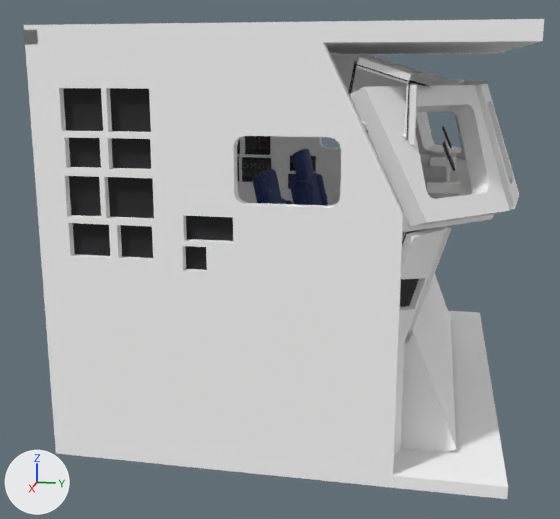
What one commit did to the glTF model public/assets/models/flightdeck.glb.
One viewpoint serves both versions: a camera (50 mm lens) standing at (4.97, 0.68, 0.6) and looking at (0.66, -0.18, -0.48). Every picture has the same lights, and +X, +Y and +Z are marked at lower left. The picture after the commit comes second. Where no turn or scale is listed for an object, it has been applied to the vertices. Vertices at exactly the same position are counted once.

The older version as bpy lines, for what is in view:
```python
me_aft = bpy.data.meshes.new('aft')
me_aft.from_pydata(...)  # 795 vertices, 1494 faces; spans x -0.71..1.81, y -1.06..-0.9, z -1.15..0.76
me_aft.materials.append(mat_clay)  # white #ffffff
me_aft.materials.append(mat_glass)  # white #e5f3f9
me_aft.materials.append(mat_steel)  # light grey #cbced4
me_aft.materials.append(mat_alu_dark)  # black #27292d
me_aft.materials.append(mat_dash_dark)  # black #0a0d12
me_aft.materials.append(mat_hazard)  # white #ffffff
me_aft.materials.append(mat_fabric2)  # picture img_quilt
me_aft.materials.append(mat_seatframe)  # dark grey #454548
me_aft.materials.append(mat_label2)
me_ceiling = bpy.data.meshes.new('ceiling')
me_ceiling.from_pydata(...)  # 404 vertices, 714 faces; spans x -0.71..1.81, y -1.06..1.05, z 0.69..0.78
# faces by material slot: [192, 396, 108, 18]
me_ceiling.materials.append(mat_clay)  # white #ffffff
me_ceiling.materials.append(mat_seam)  # black #1d1d1f
me_ceiling.materials.append(mat_dash_dark)  # black #0a0d12
me_ceiling.materials.append(mat_label2)
me_wall_r = bpy.data.meshes.new('wall_R')
me_wall_r.from_pydata(...)  # 490 vertices, 876 faces; spans x 1.74..1.81, y -1.0..0.56, z -1.15..0.7
# faces by material slot: [284, 440, 12, 120, 20]
me_wall_r.materials.append(mat_clay)  # white #ffffff
me_wall_r.materials.append(mat_seam)  # black #1d1d1f
me_wall_r.materials.append(mat_glass)  # white #e5f3f9
me_wall_r.materials.append(mat_dash_dark)  # black #0a0d12
me_wall_r.materials.append(mat_label2)
ob_aft = bpy.data.objects.new('aft', me_aft)
ob_aft.location = (0.0, 0.0, 0.0)
ob_ceiling = bpy.data.objects.new('ceiling', me_ceiling)
ob_ceiling.location = (0.0, 0.0, 0.0)
ob_wall_r = bpy.data.objects.new('wall_R', me_wall_r)
ob_wall_r.location = (0.0, 0.0, 0.0)
# also in view: 'canopy' at (0.55, 0.25, 0.51); 'shield' at (0.55, 0.75, 0.1); 'windows' at (0.55, 0.72, 0.25); 'panel' at (0.55, 0.6, -0.61); 'floor' at (0.55, 0.0, -1.18)
```
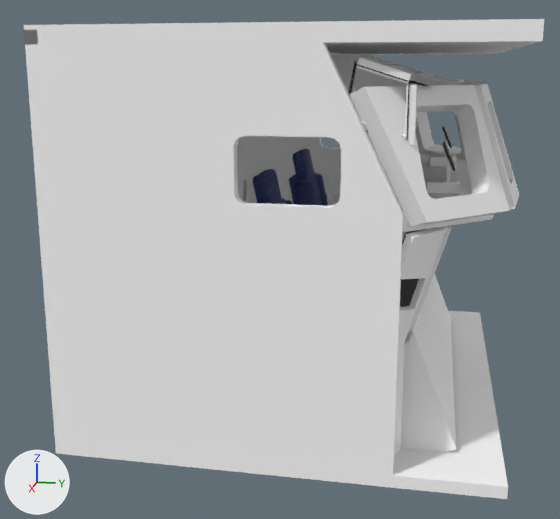
Scene script edits in JSON lines:
```json
{"block": "me_wall_r", "where": "# used by ob_wall_r; location = (0.0, 0.0, 0.0)"}
{"op": "remove", "block": "me_wall_r", "code": "me_wall_r.from_pydata(...)  # 490 vertices, 876 faces; spans x 1.74..1.81, y -1.0..0.56, z -1.15..0.7"}
{"op": "add", "block": "me_wall_r", "code": "me_wall_r.from_pydata(...)  # 108 vertices, 200 faces; spans x 1.69..1.81, y -1.0..0.56, z -1.15..0.7"}
{"block": "me_wall_r", "change": "me_wall_r part 1: 40 loose pieces with 360 vertices, spanning x 1.74..1.77, y -0.92..-0.15, z -0.27..0.52, are deleted"}
{"block": "me_wall_r", "change": "other edits to the shape of me_wall_r do not show in these pictures"}
{"op": "remove", "block": "me_wall_r", "code": "me_wall_r.materials.append(mat_seam)  # black #1d1d1f"}
{"op": "remove", "block": "me_wall_r", "code": "me_wall_r.materials.append(mat_dash_dark)  # black #0a0d12"}
{"op": "remove", "block": "me_wall_r", "code": "me_wall_r.materials.append(mat_label2)"}
{"op": "add", "block": "me_wall_r", "code": "me_wall_r.materials.append(mat_steel)  # light grey #cbced4"}
```

Where the change shows, as pixel boxes (x1, y1, x2, y2) in the pictures (560 x 519 px):
```json
{"part": 1, "of": "me_wall_r", "change": "deleted", "before": [63, 88, 233, 270]}
```
